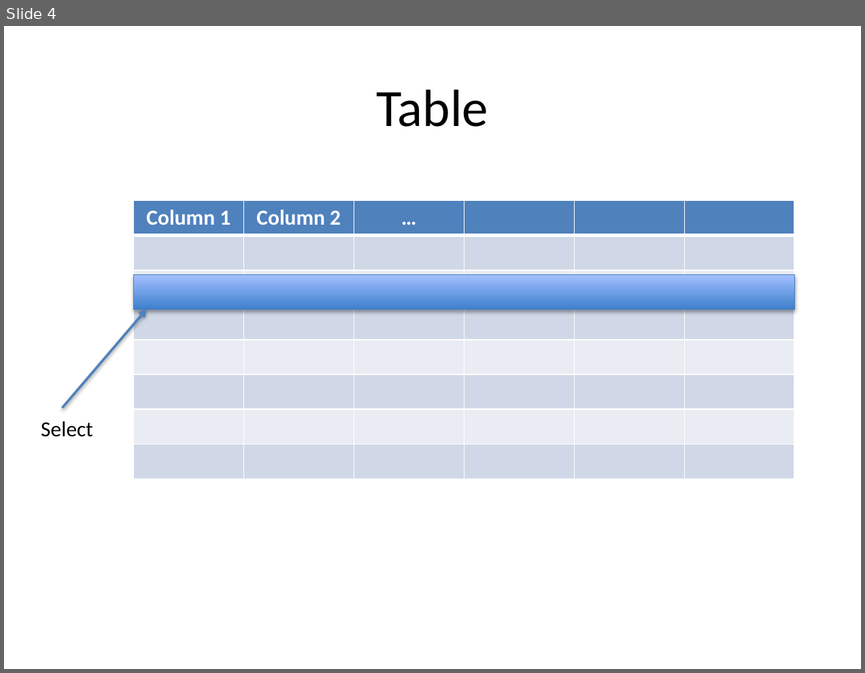
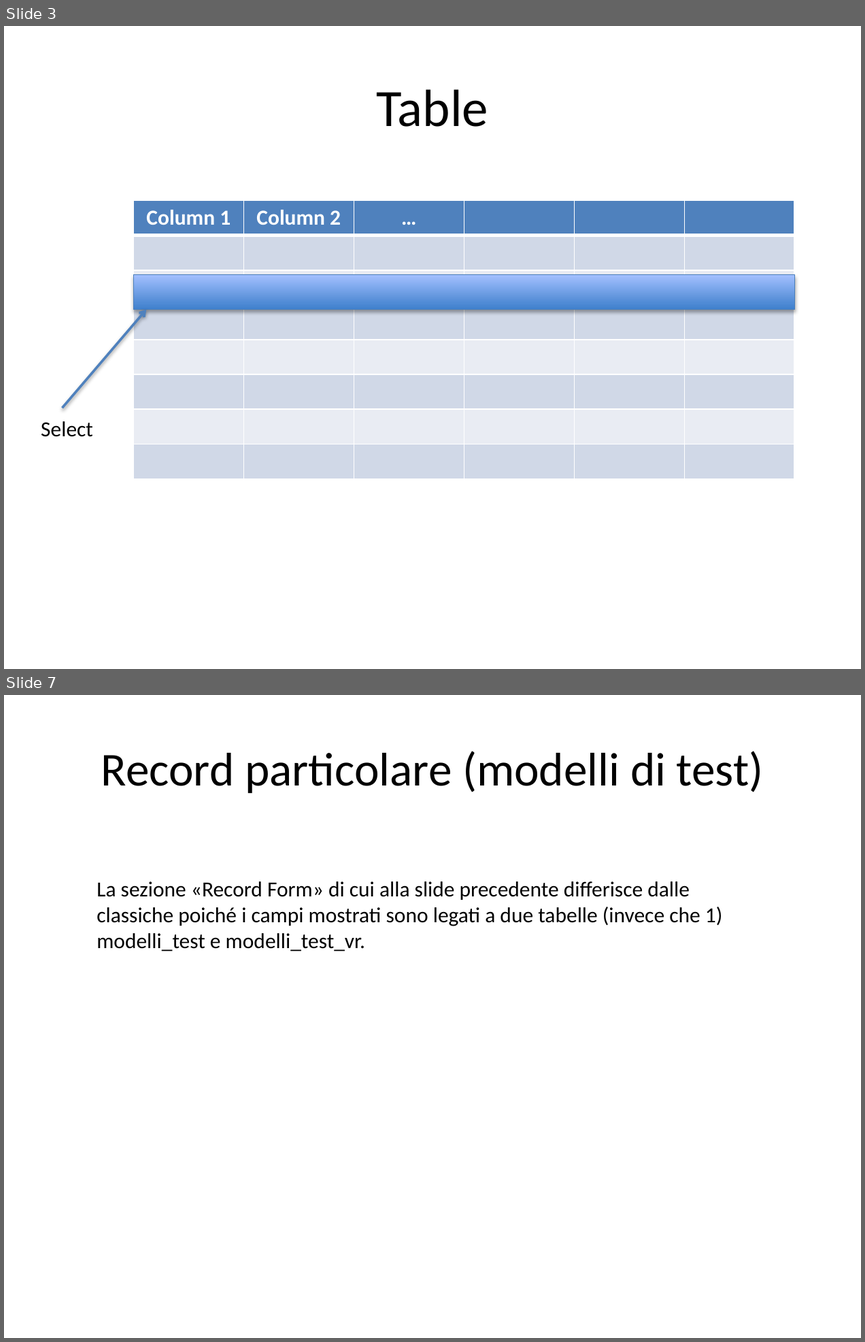
Before and after one commit to amepoli/onecompliance, a slide deck: user_stories.pptx. Shown one above the other, each under a label of ours: slide 4 before the commit, slides 3 and 7 after it; the slides between them are not shown. The pictures are 865x673 and 865x1342 pixels, drawn with LibreOffice and Linux fonts; fonts in the diff are those of the drawing. Boxes give left, top, right and bottom in pixels: in the first picture for what was removed or moved away, otherwise in the second. Text is boxed around its words. In the diff, an @@ line names an element or a change of style, - is before the commit and + after.

```diff
--- a/user_stories.pptx
+++ b/user_stories.pptx
@@ slide 7 added at [4,695,861,1338], background #FFFFFF @@
@@ title added at [101,751,763,794], 39.6 pt, text #000000 @@
+Record particolare (modelli di test)
@@ text added at [96,881,722,951], 18 pt, text #000000 @@
+La sezione «Record Form» di cui alla slide precedente differisce dalle classiche poiché i campi mostrati sono legati a due tabelle (invece che 1) modelli_test e modelli_test_vr.
@@ what was slide 4 is now slide 3 @@
```
Also in this commit, not shown: 1 slide changed, 7 other slides added, 1 slide removed, 2 other files.
